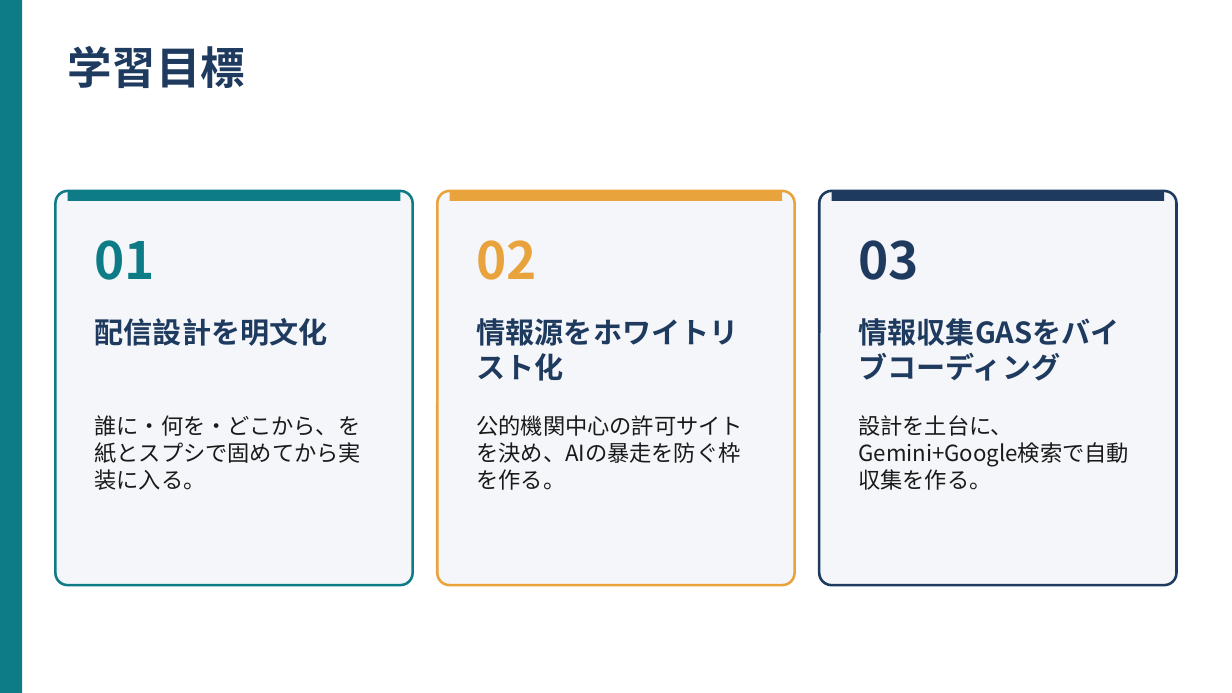
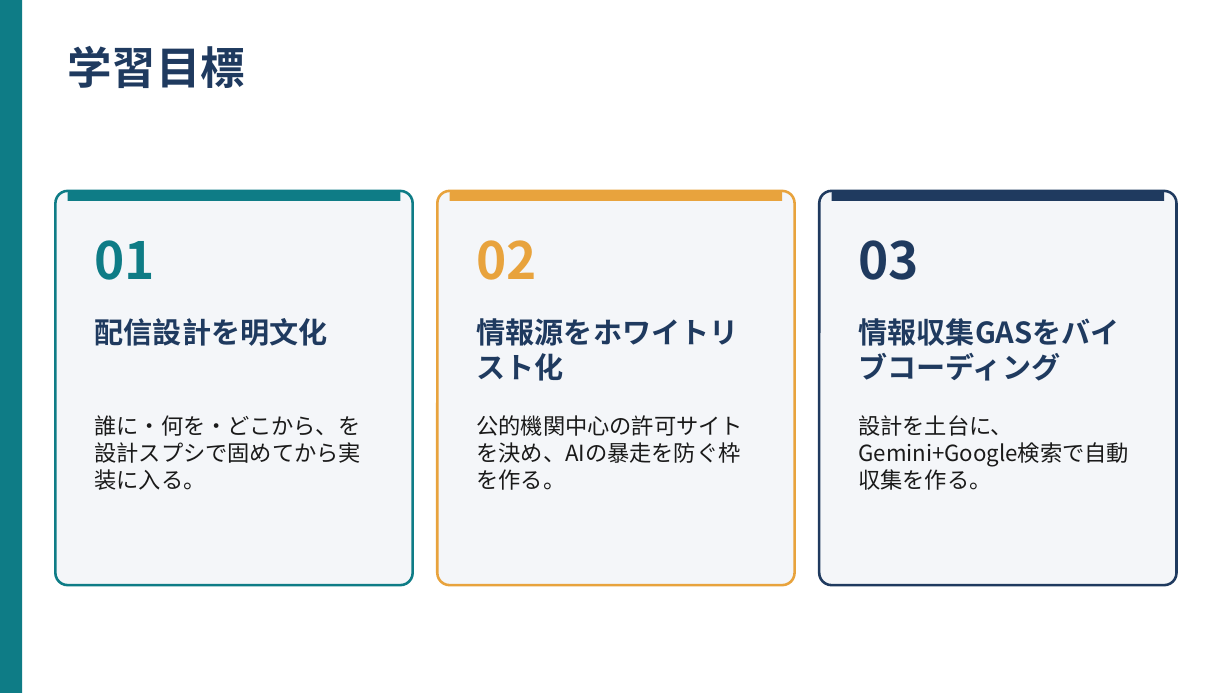
Before and after one commit to kana-story-321/github.io, a slide deck: slide 2 of lecture_pptx/out/s12/ワーク01.pptx. Drawn at 1232x693 pixels with LibreOffice and Linux fonts; fonts in the diff are those of the drawing. Boxes give left, top, right and bottom in pixels: in the first picture for what was removed or moved away, otherwise in the second. Text is boxed around its words. In the diff, an @@ line names an element or a change of style, - is before the commit and + after.

```diff
--- a/lecture_pptx/out/s12/ワーク01.pptx
+++ b/lecture_pptx/out/s12/ワーク01.pptx
@@ text at box(95, 415, 361, 490): text changed @@
-誰に・何を・どこから、を紙とスプシで固めてから実装に入る。
+誰に・何を・どこから、を設計スプシで固めてから実装に入る。
```
Also in this commit, not shown: 2 other slides changed, 9 other files.
